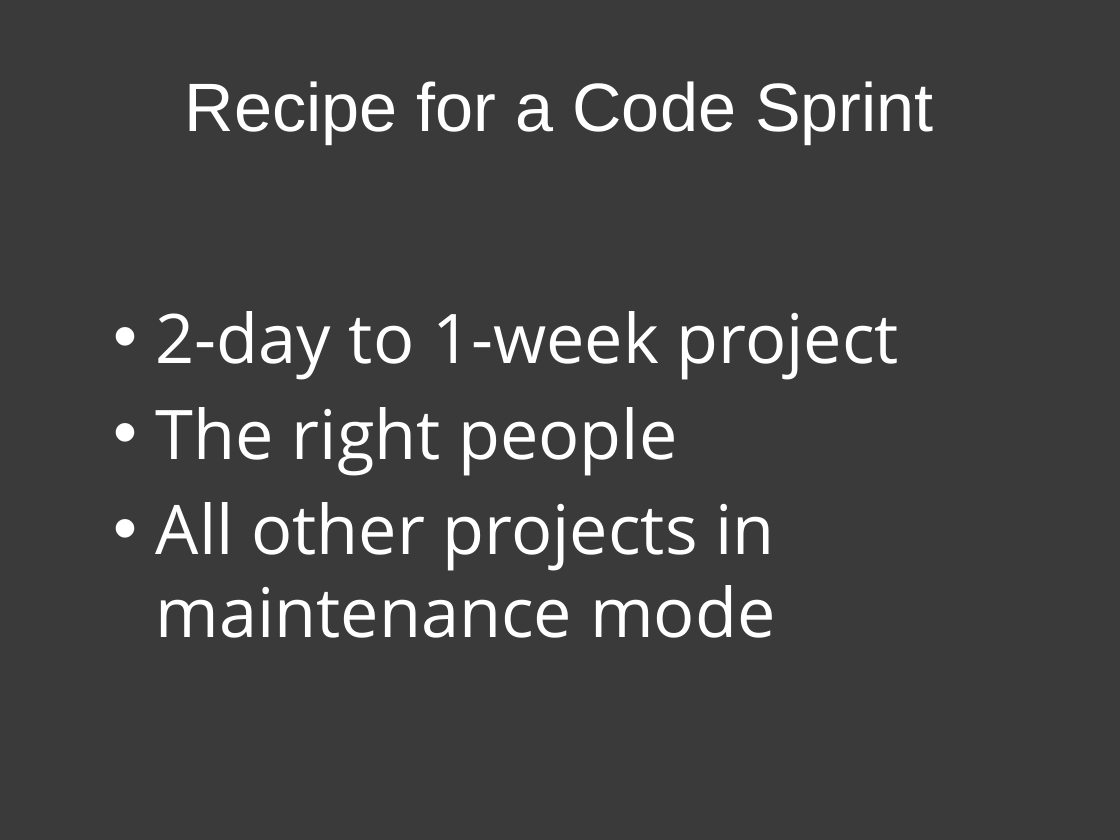
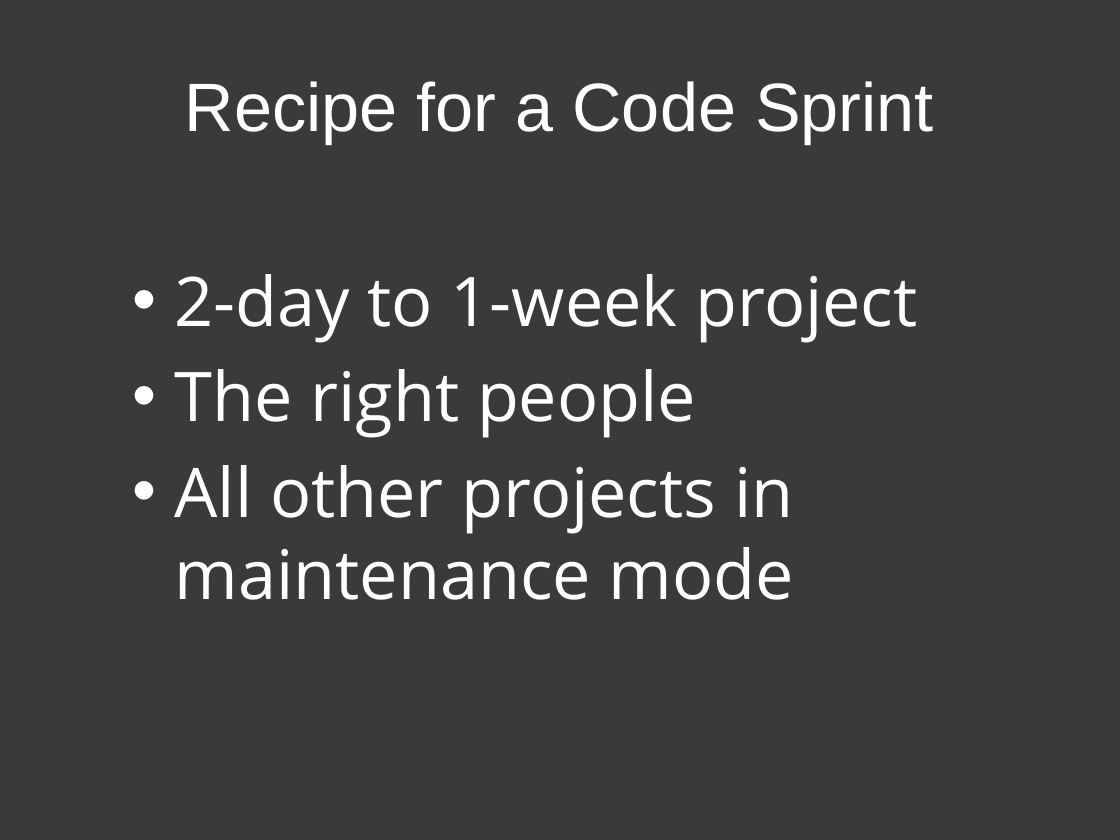
Before and after one commit to patik/code-sprint, a slide deck: slide 17 of code-sprint.pptx (slide 16 before the commit). Drawn at 1120x840 pixels with LibreOffice and Linux fonts; fonts in the diff are those of the drawing. Boxes give left, top, right and bottom in pixels: in the first picture for what was removed or moved away, otherwise in the second. Text is boxed around its words. In the diff, an @@ line names an element or a change of style, - is before the commit and + after.

Commit message:
Moved a slide

```diff
--- a/code-sprint.pptx
+++ b/code-sprint.pptx
@@ text "2-day to 1-week project": place and size @@
-text "2-day to 1-week project" at (156, 311, 899, 638)
+text "2-day to 1-week project" at (175, 274, 918, 600)
```
Also in this commit, not shown: 5 other slides changed, 1 other file.
